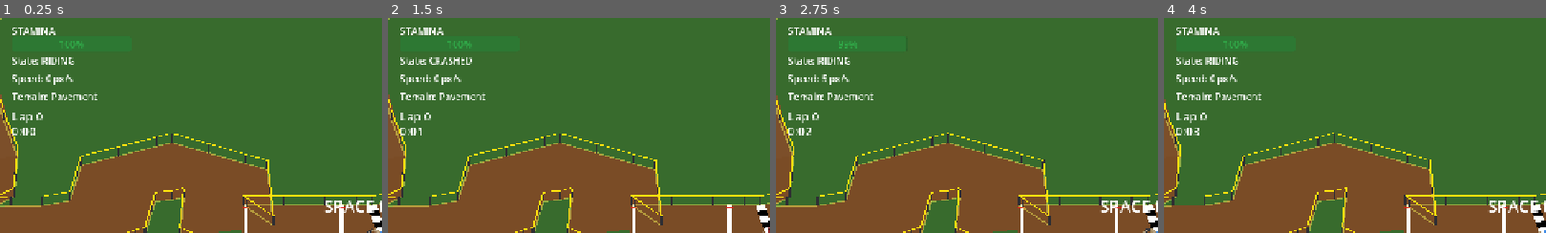
Above: before the commit, frames 1-4 (left to right).
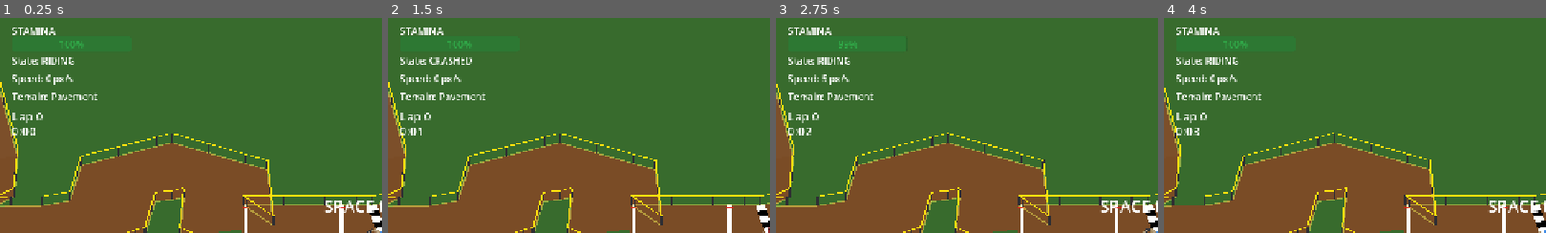
Above: after the commit, the same moments.

Repository: koniho/godot-cyclocross
Game: Godot game, scene res://scenes/test_arena.tscn
The game is run twice, just before and just after one commit, with the same random seed, the same clock (stepped at 60 frames per second) and the same inputs. This scene is started directly instead of the project's main scene.
Inputs (mouse positions are % of the whole screen's width and height, from its top left):
- Up to frame 1 (0.25 s): no input
- Up to frame 2 (1.5 s): tap Enter at 0.5 s; move the mouse to (72, 45) at 0.52 s; hold D (steer_right) 0.53-1.25 s; tap Space (action) at 0.6 s; click (72, 45) at 0.67 s; tap R (debug_restart) at 1.25 s; drag from (30, 55) to (59, 54) at 1.27 s
- Up to frame 3 (2.75 s): tap R (debug_restart) at 2 s; move the mouse to (60, 28) at 2.02 s; hold D (steer_right) from 2.03 s (still down); hold W (pedal) from 2.03 s (still down)
- Up to frame 4 (4 s): release D (steer_right) at 2.75 s; release W (pedal) at 2.75 s; drag from (45, 70) to (64, 53) at 2.77 s; move the mouse to (80, 65) at 3.52 s; hold A (steer_left) from 3.53 s (still down); tap 2 at 3.6 s
The pictures show only the part of the screen within x 0-50%, y 0-50%; the shares and areas given below are measured in that part.

The runs differ from the first frame. In frame 1, 0.4% of the frame differs, in the area x 0-5%, y 0-64%; in frame 2, 0.4%; in frame 3, 0.4%; in frame 4, 0.3%.

Commit message:
Offset course tape and collision strip to follow hill elevation
Tape poles, tape spans, and visual collision strips now render at
height-offset positions matching the track surface. Area2D collision
triggers remain at ground level since the rider physics position
is ground-level (only _draw() offsets visually).

Co-Authored-By: Claude Opus 4.6 (1M context) <noreply@anthropic.com>

Diff:
--- a/src/course_builder.gd
+++ b/src/course_builder.gd
@@ -239,28 +239,45 @@
 # ── Course tape ───────────────────────────────────────────────────────────────
 
 func _build_course_tape() -> void:
-	_add_tape_boundary(_outer)
-	_add_tape_boundary(_inner)
-
-func _add_tape_boundary(edge_pts: PackedVector2Array) -> void:
-	var n := edge_pts.size()
-	var pole_pos: PackedVector2Array = PackedVector2Array()
+	var n := _outer.size()
+	# Compute height-offset visual edges for tape/poles
+	var vis_outer := PackedVector2Array()
+	var vis_inner := PackedVector2Array()
+	vis_outer.resize(n)
+	vis_inner.resize(n)
 	for i in n:
-		var a: Vector2 = edge_pts[i]
-		var b: Vector2 = edge_pts[(i + 1) % n]
-		var seg_len := a.distance_to(b)
+		var off := _height_visual_offset(_get_height_at_index(i))
+		vis_outer[i] = _outer[i] + off
+		vis_inner[i] = _inner[i] + off
+	_add_tape_boundary(vis_outer, _outer)
+	_add_tape_boundary(vis_inner, _inner)
+
+func _add_tape_boundary(vis_pts: PackedVector2Array, ground_pts: PackedVector2Array) -> void:
+	var n := vis_pts.size()
+	# Sample pole positions along VISUAL edges (for drawing)
+	var pole_vis: PackedVector2Array = PackedVector2Array()
+	# Matching ground-level positions (for collision Area2D)
+	var pole_ground: PackedVector2Array = PackedVector2Array()
+	for i in n:
+		var va: Vector2 = vis_pts[i]
+		var vb: Vector2 = vis_pts[(i + 1) % n]
+		var ga: Vector2 = ground_pts[i]
+		var gb: Vector2 = ground_pts[(i + 1) % n]
+		var seg_len := ga.distance_to(gb)
 		var traveled := 0.0
 		while traveled < seg_len - 0.1:
-			pole_pos.append(a.lerp(b, traveled / seg_len))
+			var t := traveled / seg_len
+			pole_vis.append(va.lerp(vb, t))
+			pole_ground.append(ga.lerp(gb, t))
 			traveled += TAPE_POLE_SPACING
 
-	var m := pole_pos.size()
+	var m := pole_vis.size()
 	if m < 2:
 		return
 
 	var pole_nodes: Array = []
 	for i in m:
-		var base: Vector2 = pole_pos[i]
+		var base: Vector2 = pole_vis[i]
 		var pole := Line2D.new()
 		pole.width         = TAPE_POLE_WIDTH
 		pole.default_color = C_POLE
@@ -271,8 +288,9 @@
 		pole_nodes.append(pole)
 
 	for i in m:
-		var pa: Vector2 = pole_pos[i]
-		var pb: Vector2 = pole_pos[(i + 1) % m]
+		# Visual tape at height-offset positions
+		var pa: Vector2 = pole_vis[i]
+		var pb: Vector2 = pole_vis[(i + 1) % m]
 		var top_a := pa + Vector2(0.0, -TAPE_POLE_HEIGHT)
 		var top_b := pb + Vector2(0.0, -TAPE_POLE_HEIGHT)
 		var mid   := (top_a + top_b) * 0.5
@@ -286,9 +304,12 @@
 		tape.z_index = 2
 		add_child(tape)
 
-		var seg_center := (pa + pb) * 0.5
-		var seg_dir: Vector2 = (pb - pa).normalized()
-		var seg_len  := pa.distance_to(pb)
+		# Collision Area2D stays at ground level
+		var ga: Vector2 = pole_ground[i]
+		var gb: Vector2 = pole_ground[(i + 1) % m]
+		var seg_center := (ga + gb) * 0.5
+		var seg_dir: Vector2 = (gb - ga).normalized()
+		var seg_len  := ga.distance_to(gb)
 
 		var area := Area2D.new()
 		area.collision_layer = 0
@@ -302,10 +323,11 @@
 		col.shape = rect
 		area.add_child(col)
 
+		# Visual collision strip at height-offset position (matches tape visually)
 		var strip := Line2D.new()
 		strip.width         = 3.0
 		strip.default_color = Color(1.0, 1.0, 0.35, 0.45)
-		strip.add_point(pa)
+		strip.add_point(pa)   # pa/pb are already height-offset (from vis_pts)
 		strip.add_point(pb)
 		strip.z_index = 1
 		add_child(strip)
